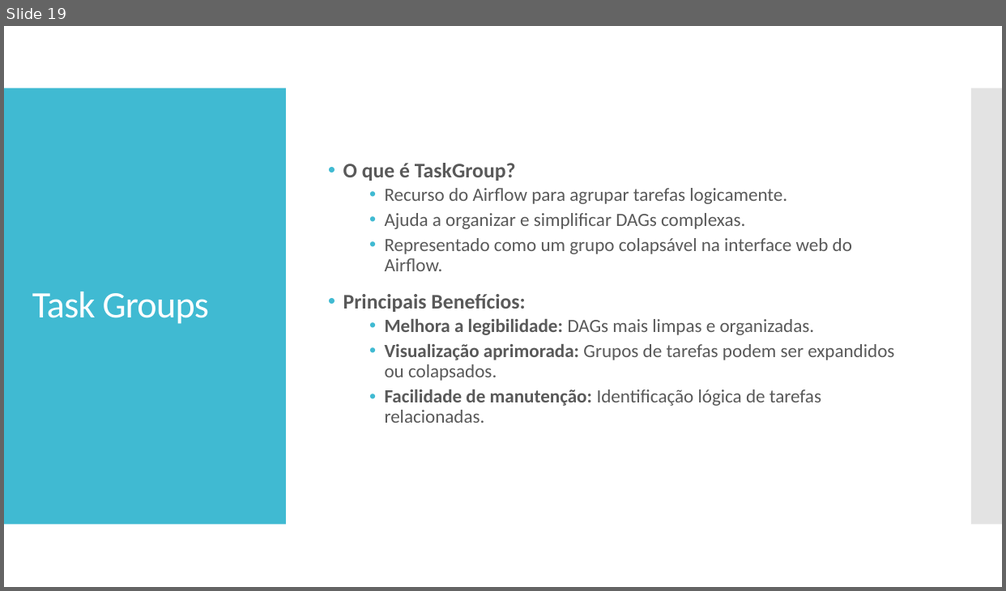
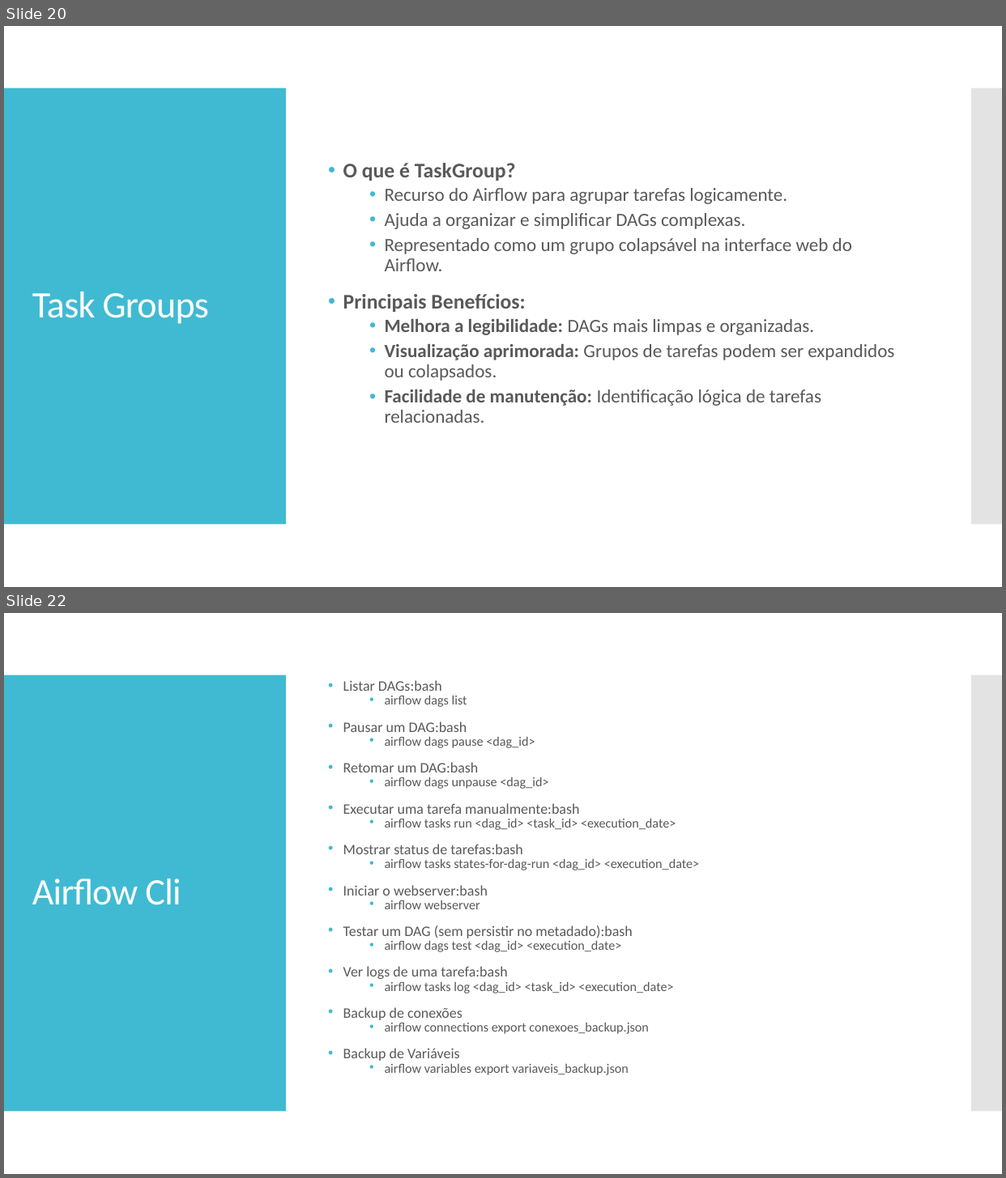
Before and after one commit to lsjleo/airflow-handson, a slide deck: Hands On.pptx. Shown one above the other, each under a label of ours: slide 19 before the commit, slides 20 and 22 after it; the slides between them are not shown. The pictures are 1006x591 and 1006x1178 pixels, drawn with LibreOffice and Linux fonts; fonts in the diff are those of the drawing. Boxes give left, top, right and bottom in pixels: in the first picture for what was removed or moved away, otherwise in the second. Text is boxed around its words. In the diff, an @@ line names an element or a change of style, - is before the commit and + after.

```diff
--- a/Hands On.pptx
+++ b/Hands On.pptx
@@ slide 22 added at (4, 613, 1002, 1174), background #FFFFFF; not listed: 2 template elements that a slide beside it also shows @@
@@ text added at (343, 680, 699, 1076), 12.6 pt, text #595959 @@
+• Listar DAGs:bash
+  • airflow dags list
+• Pausar um DAG:bash
+  • airflow dags pause <dag_id>
+• Retomar um DAG:bash
+  • airflow dags unpause <dag_id>
+• Executar uma tarefa manualmente:bash
+  • airflow tasks run <dag_id> <task_id> <execution_date>
+• Mostrar status de tarefas:bash
+  • airflow tasks states-for-dag-run <dag_id> <execution_date>
+• Iniciar o webserver:bash
+  • airflow webserver
+• Testar um DAG (sem persistir no metadado):bash
+  • airflow dags test <dag_id> <execution_date>
+• Ver logs de uma tarefa:bash
+  • airflow tasks log <dag_id> <task_id> <execution_date>
+• Backup de conexões
+  • airflow connections export conexoes_backup.json
+• Backup de Variáveis
+  • airflow variables export variaveis_backup.json
@@ title added at (32, 879, 181, 905), 36 pt, text #FFFFFF @@
+Airflow Cli
@@ what was slide 19 is now slide 20 @@
```
Also in this commit, not shown: 2 other slides added, 21 other files.
